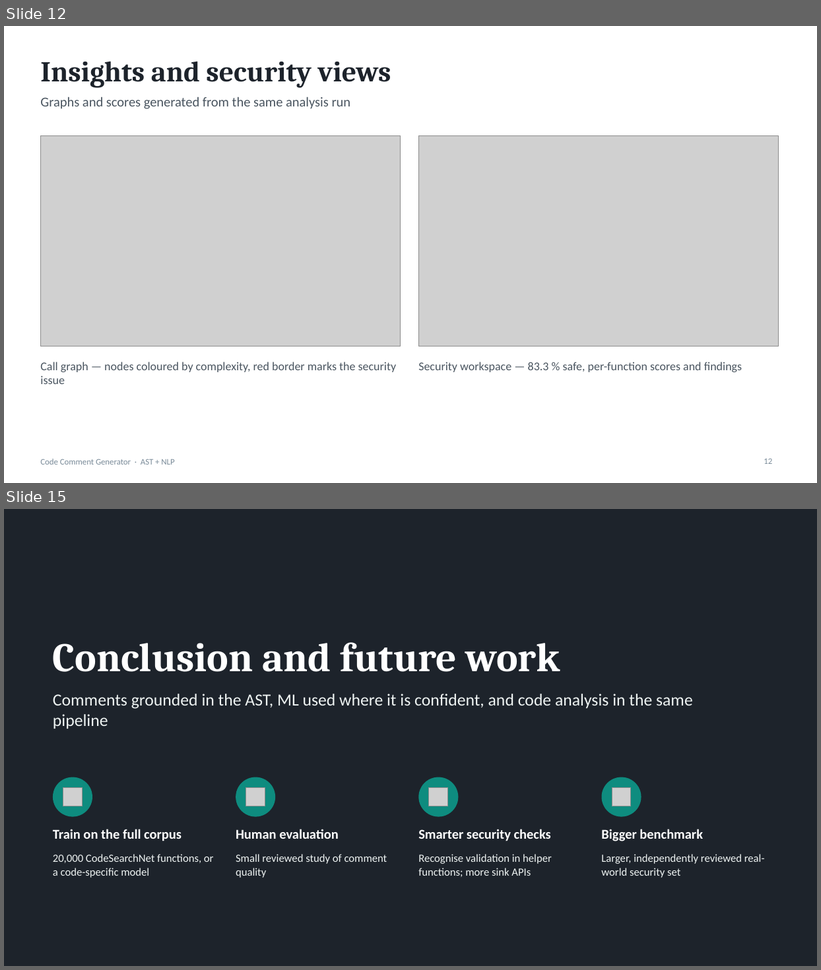
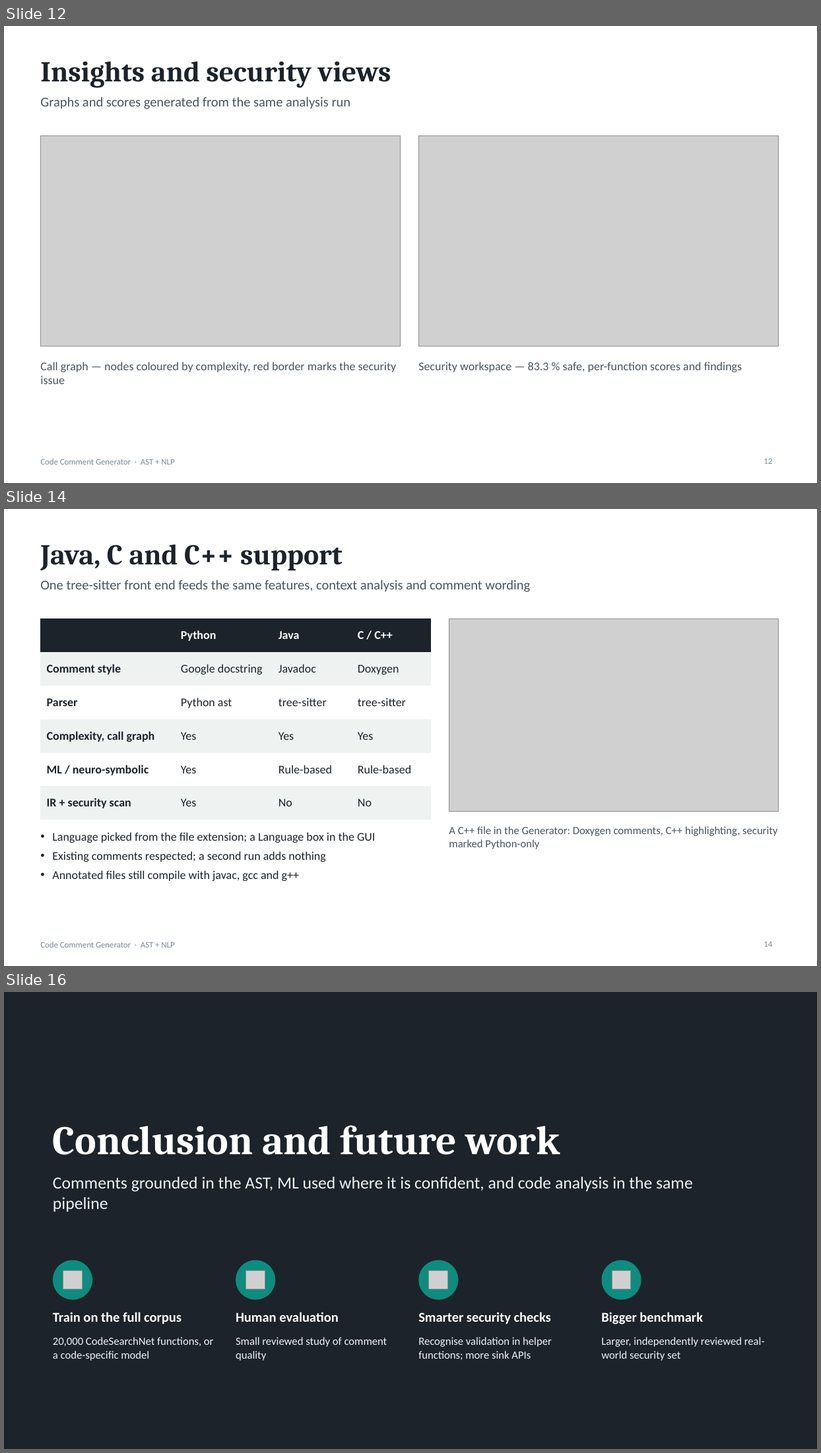
Before and after one commit to ldcode20/CodeCommentGenerator, a slide deck: CodeCommentGenerator.pptx. Shown one above the other, each under a label of ours: slides 12 and 15 before the commit, slides 12, 14 and 16 after it; the slides between them are not shown. The pictures are 821x970 and 821x1453 pixels, drawn with LibreOffice and Linux fonts; fonts in the diff are those of the drawing; grey boxes stand for pictures. Boxes give left, top, right and bottom in pixels: in the first picture for what was removed or moved away, otherwise in the second. Text is boxed around its words. In the diff, an @@ line names an element or a change of style, - is before the commit and + after.

```diff
--- a/CodeCommentGenerator.pptx
+++ b/CodeCommentGenerator.pptx
@@ slide 14 added at <box>4,509,817,966</box>, background #FFFFFF; not listed: 1 template element that a slide beside it also shows @@
@@ title added at <box>40,544,343,571</box>, 34 pt, text #1D232B, bold @@
+Java, C and C++ support
@@ text added at <box>40,580,530,592</box>, 16 pt, text #4A5560 @@
+One tree-sitter front end feeds the same features, context analysis and comment wording
@@ table added at <box>40,619,431,811</box>, 6 rows, 4 columns @@
+ | Python | Java | C / C++
+Comment style | Google docstring | Javadoc | Doxygen
+Parser | Python ast | tree-sitter | tree-sitter
+Complexity, call graph | Yes | Yes | Yes
+ML / neuro-symbolic | Yes | Rule-based | Rule-based
+IR + security scan | Yes | No | No
@@ picture added at <box>450,619,779,812</box> @@
@@ text added at <box>52,832,375,881</box>, 14 pt, text #1D232B @@
+• Language picked from the file extension; a Language box in the GUI
+• Existing comments respected; a second run adds nothing
+• Annotated files still compile with javac, gcc and g++
@@ text added at <box>449,826,778,850</box>, 13 pt, text #4A5560 @@
+A C++ file in the Generator: Doxygen comments, C++ highlighting, security marked Python-only
@@ page number added at <box>764,942,772,947</box>, 10 pt, text #7A8B99 @@
+14
@@ what was slide 15 is now slide 16 @@
```
Also in this commit, not shown: 4 slides changed, 28 other files.
